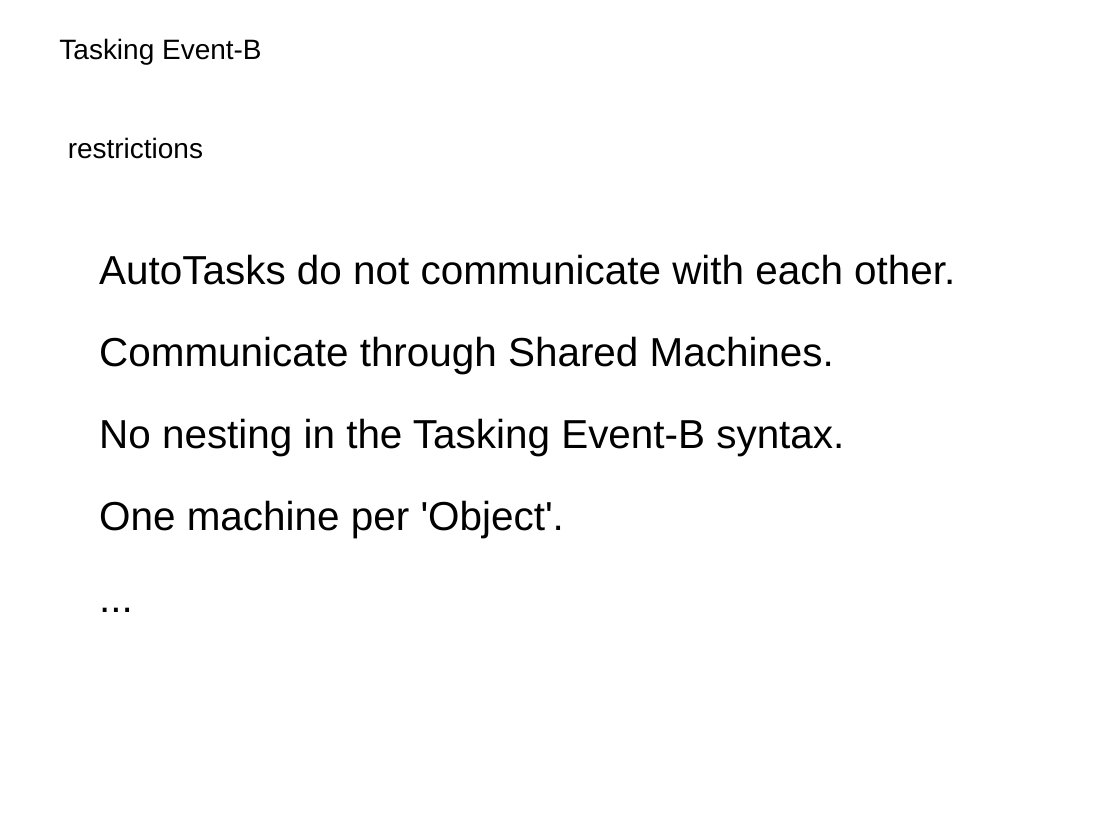
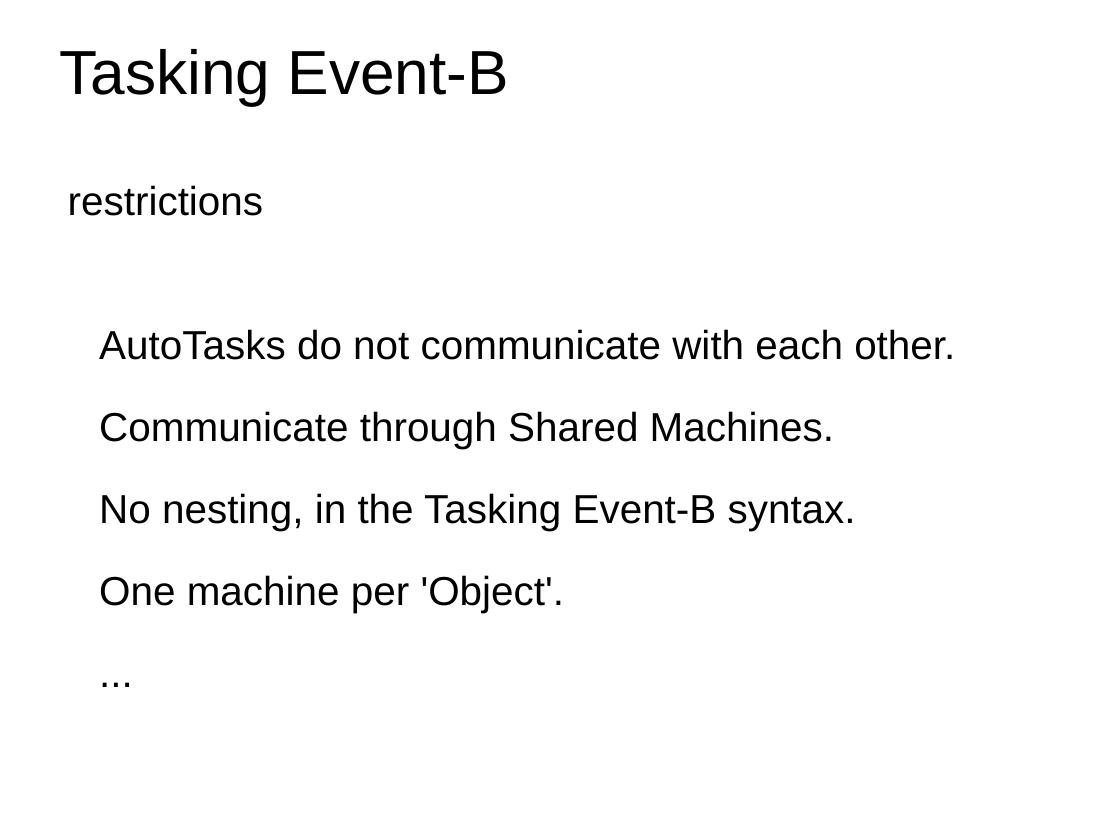
Before and after one commit to weetmuts/rodin-b-sharp-iUML_B_Utils, a slide deck: slide 27 of work/store/comp3011/AndysCourseMaterials/Mar2014/ProgrammingForSCSSession2.pptx (slide 19 before the commit). Drawn at 1120x840 pixels with LibreOffice and Linux fonts; fonts in the diff are those of the drawing; background and template pictures are left out. Boxes give left, top, right and bottom in pixels: in the first picture for what was removed or moved away, otherwise in the second. Text is boxed around its words. In the diff, an @@ line names an element or a change of style, - is before the commit and + after.

Commit message:
tele-commit auto push

```diff
--- a/work/store/comp3011/AndysCourseMaterials/Mar2014/ProgrammingForSCSSession2.pptx
+++ b/work/store/comp3011/AndysCourseMaterials/Mar2014/ProgrammingForSCSSession2.pptx
@@ text "Tasking Event-B" at [60,49,509,105]: size 18 to 40 pt @@
@@ text "restrictions": place and size @@
-text "restrictions" at [68,137,203,159]
+text "restrictions" at [68,185,263,216]
@@ text "restrictions" at [68,185,263,216]: size 18 to 26 pt @@
@@ text "AutoTasks do not communicate with ...": place and size @@
-text "AutoTasks do not communicate with ..." at [99,254,955,538]
+text "AutoTasks do not communicate with ..." at [99,329,955,613]
@@ text at [99,493,856,531]: text changed @@
-No nesting in the Tasking Event-B syntax.
+No nesting, in the Tasking Event-B syntax.
```
Also in this commit, not shown: 21 other slides changed, 3 slides added, 3 slides removed, 5 other files.
